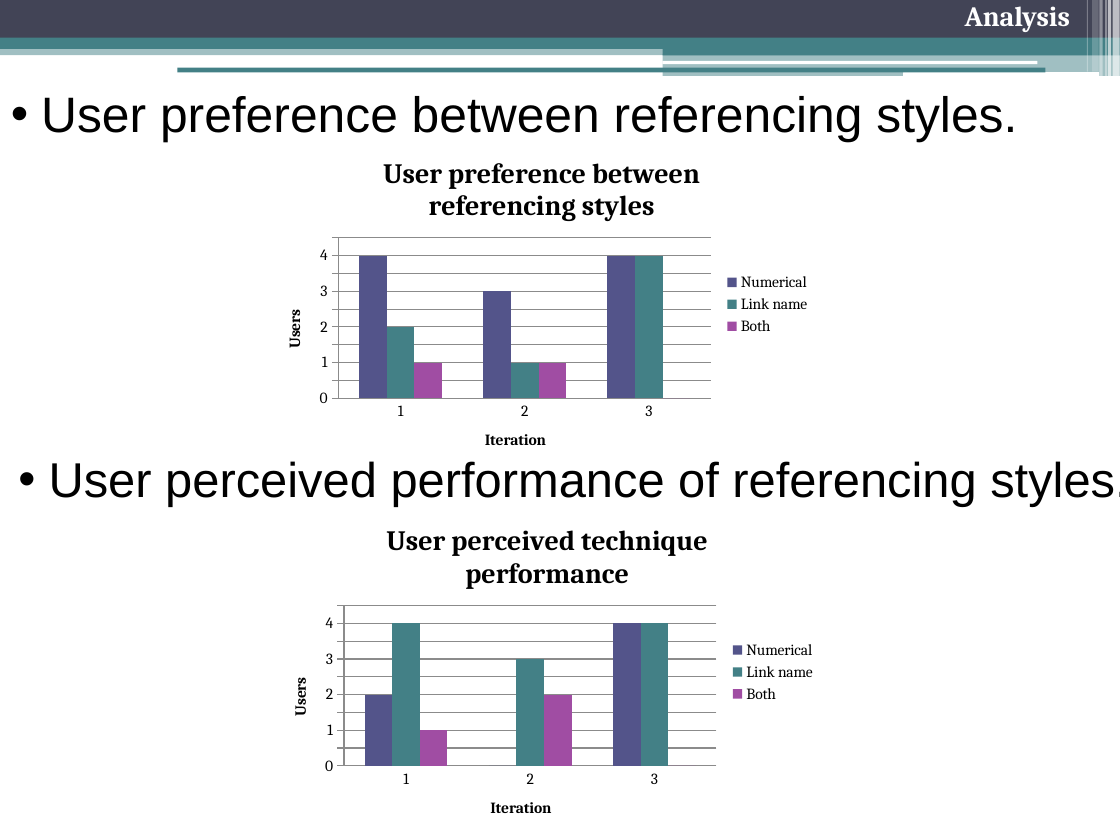
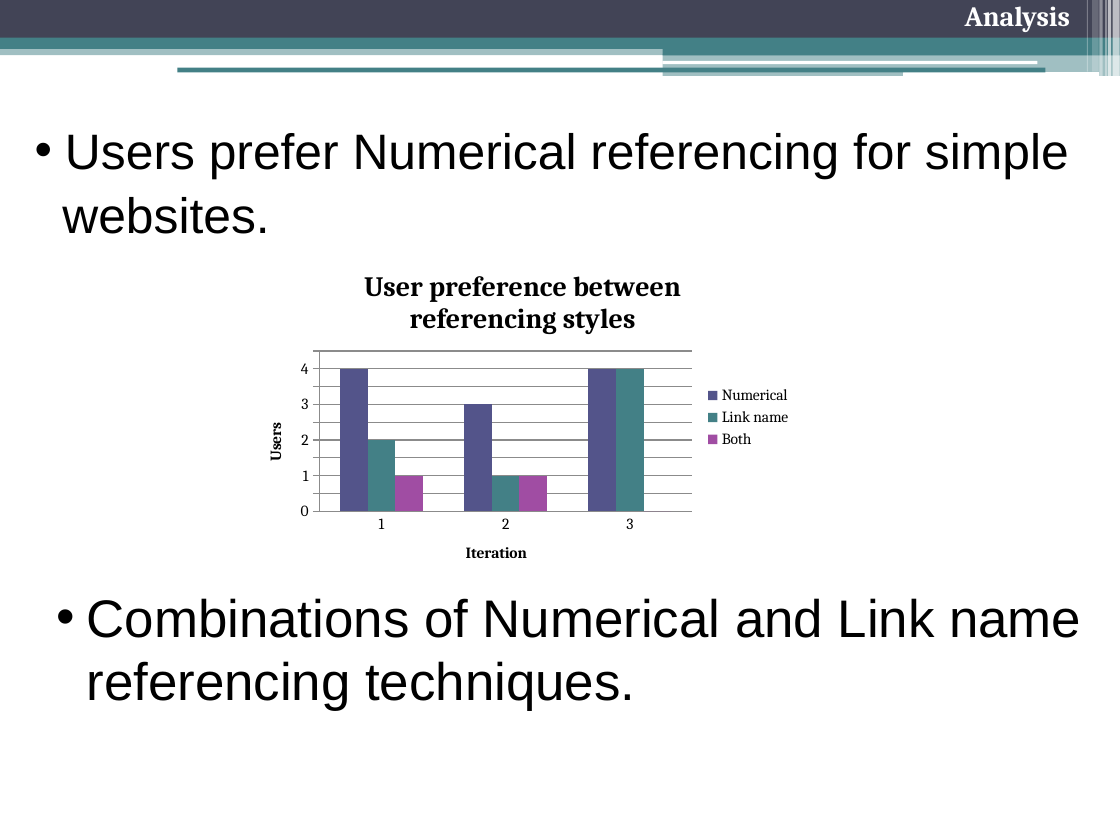
Before and after one commit to freecole/Lab-project, a slide deck: slide 32 of Presentation/2 Nov/Final Presentation.pptx (slide 31 before the commit). Drawn at 1120x840 pixels with LibreOffice and Linux fonts; fonts in the diff are those of the drawing. Boxes give left, top, right and bottom in pixels: in the first picture for what was removed or moved away, otherwise in the second. Text is boxed around its words. In the diff, an @@ line names an element or a change of style, - is before the commit and + after.

```diff
--- a/Presentation/2 Nov/Final Presentation.pptx
+++ b/Presentation/2 Nov/Final Presentation.pptx
@@ text at <box>62,133,1069,234</box>: text changed @@
-    • User preference between referencing styles.
+    • Users prefer Numerical referencing for simple
+    websites.
@@ column chart: place and size @@
-column chart at <box>262,137,822,473</box>
+column chart at <box>243,250,803,586</box>
@@ column chart removed at <box>268,504,828,840</box> @@
-title "User perceived technique performance"
-categories: 1, 2, 3
-Numerical: 2, 0, 4
-Link name: 4, 3, 4
-Both: 1, 2, 0
@@ text at <box>87,598,1081,711</box>: text changed; size 31.4 to 34 pt @@
-    • User perceived performance of referencing styles.
+    • Combinations of Numerical and Link name referencing techniques.
```
Also in this commit, not shown: 22 other slides changed, 2 slides added, 1 slide removed.
